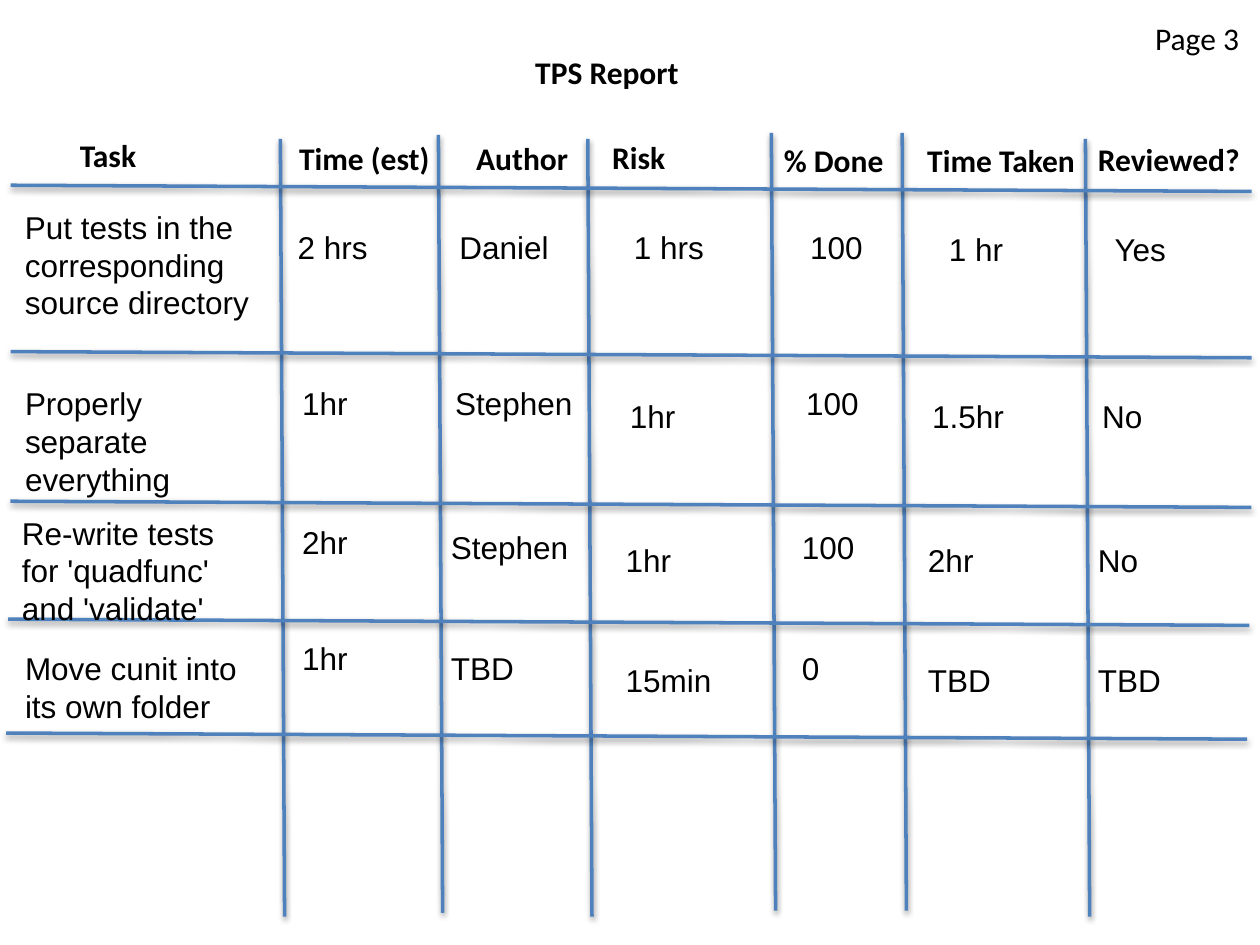
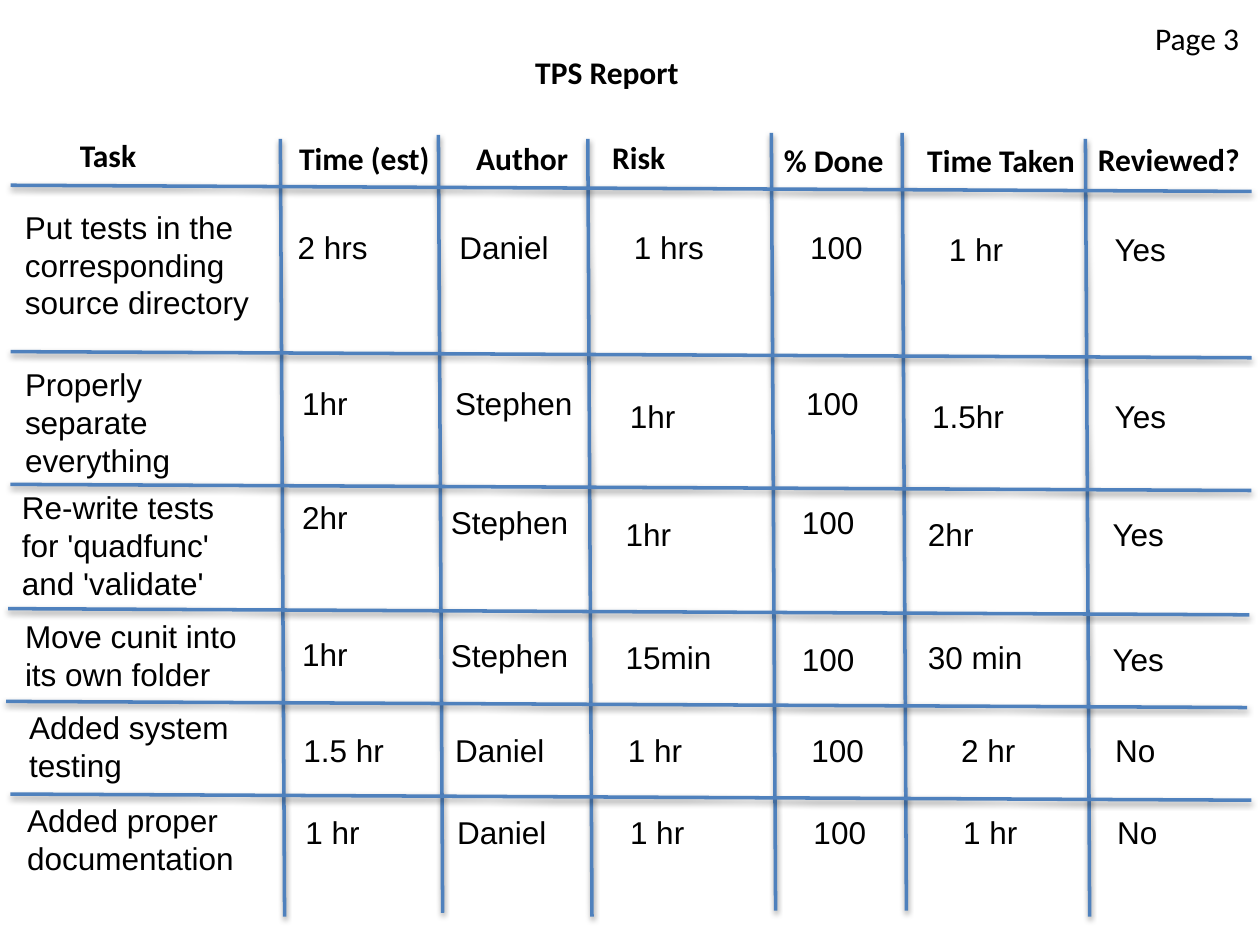
Before and after one commit to strangeprogrammer/CS4900QuadraticSolve, a slide deck: slide 4 of documentation/Tps_Stories.pptx. Drawn at 1260x945 pixels with LibreOffice and Linux fonts; fonts in the diff are those of the drawing. Boxes give left, top, right and bottom in pixels: in the first picture for what was removed or moved away, otherwise in the second. Text is boxed around its words. In the diff, an @@ line names an element or a change of style, - is before the commit and + after.

Commit message:
Added system testing with script. Updated Tps_reports. Added system_testing to makefile. Finished documentation. Only missing Gantt chart.

```diff
--- a/documentation/Tps_Stories.pptx
+++ b/documentation/Tps_Stories.pptx
@@ text "Properly separate everything": place and size @@
-text "Properly separate everything" at [25, 392, 170, 497]
+text "Properly separate everything" at [25, 373, 170, 478]
@@ text added at [1115, 406, 1166, 429], 18 pt, text #000000 @@
+Yes
@@ line moved from (10, 501) - (1251, 508) to (10, 484) - (1251, 490) @@
@@ 6 texts: place and size @@
-6 texts at [22, 522, 974, 622]
+6 texts at [22, 496, 974, 596]
@@ text added at [1113, 524, 1164, 547], 18 pt, text #000000 @@
+Yes
@@ line moved from (9, 619) - (1249, 625) to (9, 609) - (1249, 615) @@
@@ text "Move cunit into its own ...": place and size @@
-text "Move cunit into its own ..." at [25, 657, 237, 719]
+text "Move cunit into its own ..." at [25, 625, 237, 687]
@@ text "1hr": place and size @@
-text "1hr" at [302, 647, 348, 670]
+text "1hr" at [302, 643, 348, 666]
@@ text at [451, 644, 568, 673]: text changed @@
-TBD
+Stephen
@@ text "15min": place and size @@
-text "15min" at [626, 669, 712, 693]
+text "15min" at [626, 646, 712, 670]
@@ text at [802, 649, 855, 672]: text changed @@
-0
+100
@@ text at [928, 646, 1023, 670]: text changed @@
-TBD
+30 min
@@ text at [1113, 649, 1164, 672]: text changed @@
-TBD
+Yes
@@ line moved from (6, 733) - (1247, 740) to (6, 702) - (1247, 708) @@
@@ text added at [29, 716, 229, 783], 18 pt, text #000000 @@
+Added system
+testing
@@ text added at [303, 739, 384, 763], 18 pt, text #000000 @@
+1.5 hr
@@ text added at [455, 739, 544, 763], 18 pt, text #000000 @@
+Daniel
@@ text added at [628, 739, 682, 762], 18 pt, text #000000 @@
+1 hr
@@ text added at [811, 740, 864, 763], 18 pt, text #000000 @@
+100
@@ text added at [961, 739, 1015, 762], 18 pt, text #000000 @@
+2 hr
@@ text "No": place and size @@
-text "No" at [1098, 550, 1138, 573]
+text "No" at [1115, 740, 1155, 763]
@@ line added from (10, 794) to (1251, 800), #4F81BD 2 pt @@
@@ text added at [27, 809, 234, 871], 18 pt, text #000000 @@
+Added proper
+documentation
@@ text "No": place and size @@
-text "No" at [1102, 406, 1142, 429]
+text "No" at [1117, 822, 1157, 845]
@@ text added at [305, 821, 360, 844], 18 pt, text #000000 @@
+1 hr
@@ text added at [457, 821, 546, 845], 18 pt, text #000000 @@
+Daniel
@@ text added at [630, 821, 684, 844], 18 pt, text #000000 @@
+1 hr
@@ text added at [813, 822, 866, 845], 18 pt, text #000000 @@
+100
@@ text added at [963, 821, 1017, 844], 18 pt, text #000000 @@
+1 hr
```
Also in this commit, not shown: 4 other files.
